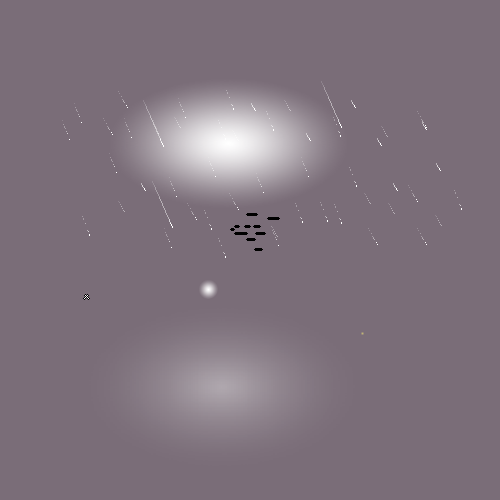
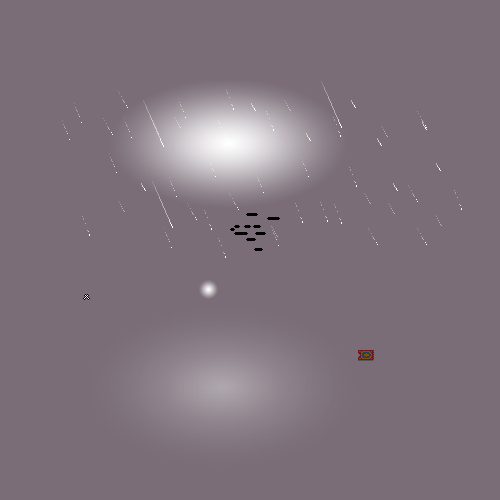
Layered file, before and after one edit (500 x 500). Changes by layer:
added layer "Ticket.png" above "CraftingMark.png" over [358, 350, 374, 360]
